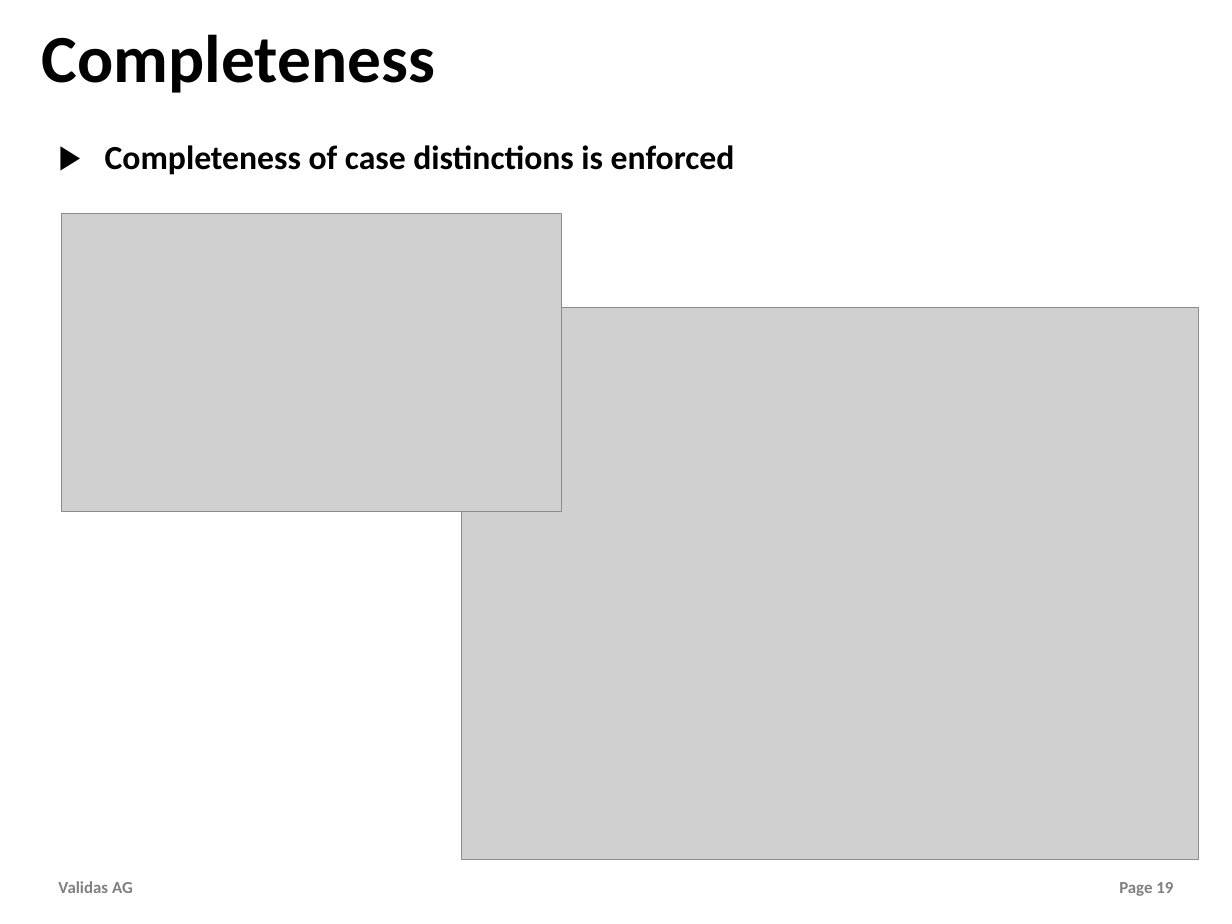
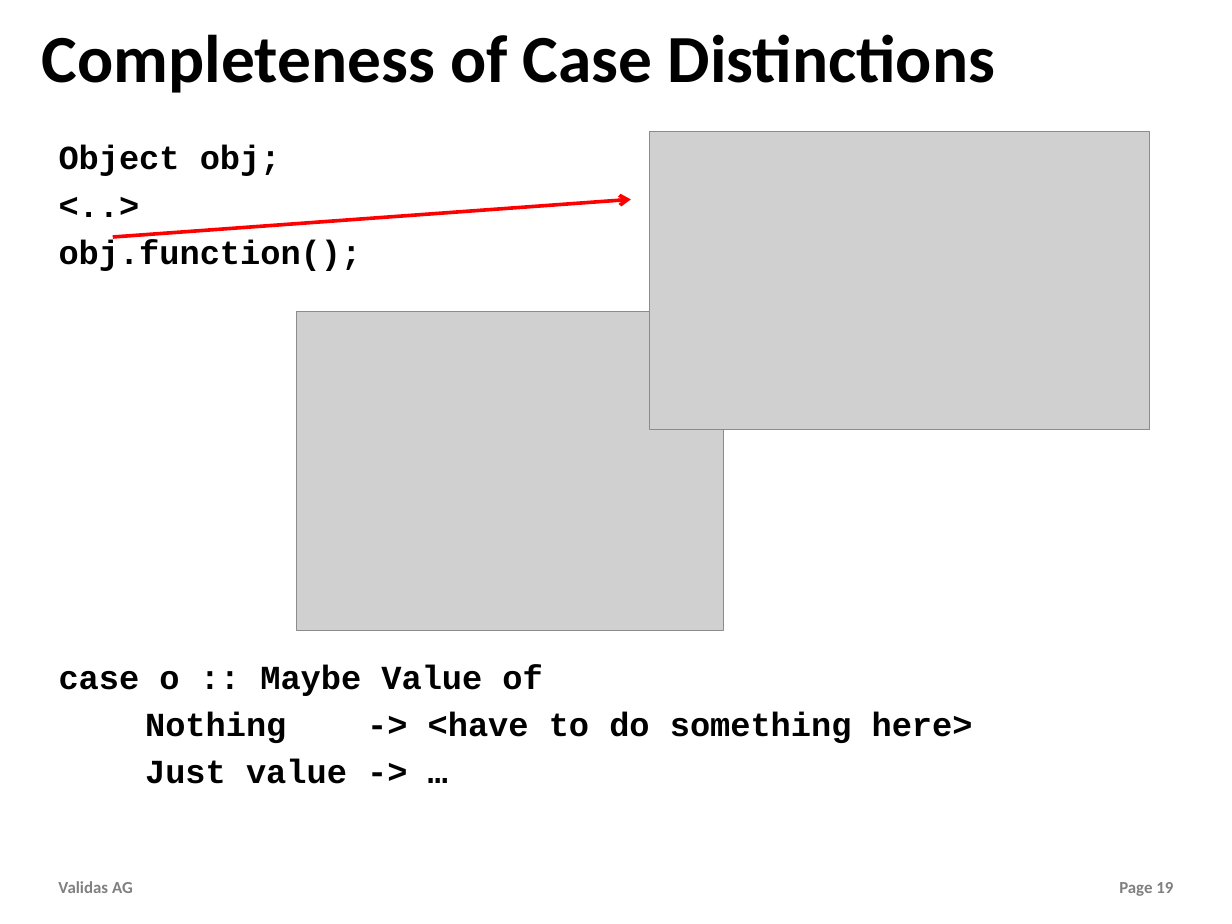
Before and after one commit to theoremprover/tvg, a slide deck: slide 19 of Vortraege/Towards_Haskell.pptx. Drawn at 1232x924 pixels with LibreOffice and Linux fonts; fonts in the diff are those of the drawing; grey boxes stand for pictures; background and template pictures are left out. Boxes give left, top, right and bottom in pixels: in the first picture for what was removed or moved away, otherwise in the second. Text is boxed around its words. In the diff, an @@ line names an element or a change of style, - is before the commit and + after.

```diff
--- a/Vortraege/Towards_Haskell.pptx
+++ b/Vortraege/Towards_Haskell.pptx
@@ title at (42, 34, 995, 93): text changed @@
-Completeness
+Completeness of Case Distinctions
@@ text at (59, 145, 973, 784): text changed; font Calibri to Courier New @@
-▶ Completeness of case distinctions is enforced
+Object obj;
+<..>
+obj.function();
+case o :: Maybe Value of
+Nothing -> <have to do something here>
+Just value -> …
@@ picture: place and size @@
-picture at (61, 213, 561, 511)
+picture at (650, 132, 1151, 430)
@@ arrow added from (113, 237) to (631, 199), #FF0000 3 pt @@
@@ picture added at (296, 311, 723, 631) @@
@@ picture removed at (462, 308, 1198, 859) @@
```
Also in this commit, not shown: 3 other slides changed.
